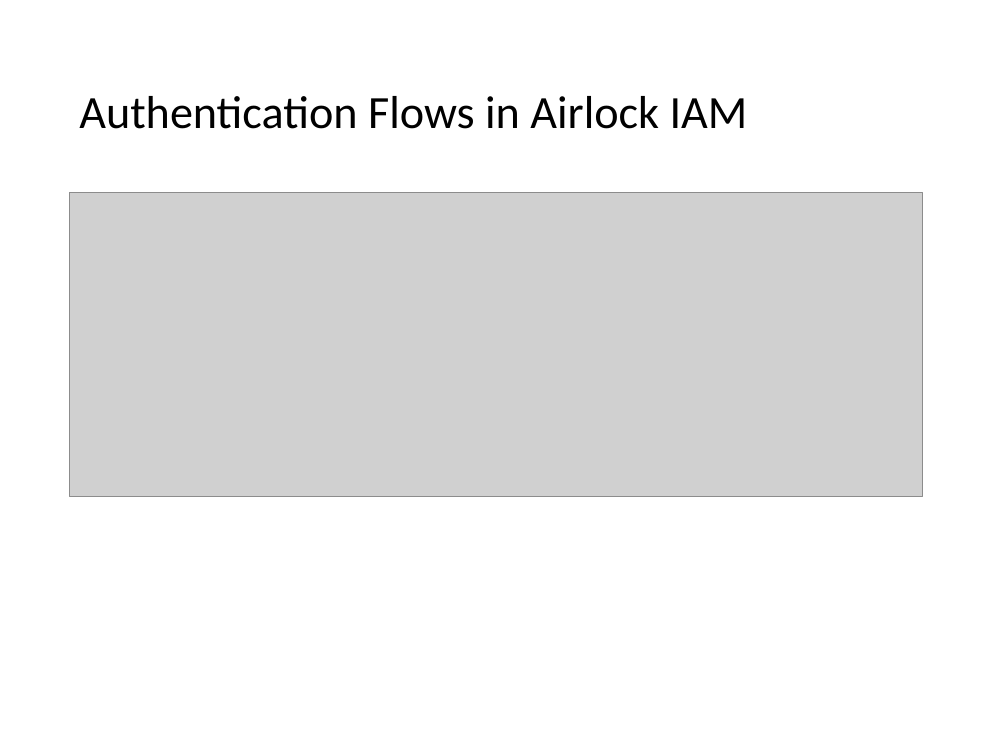
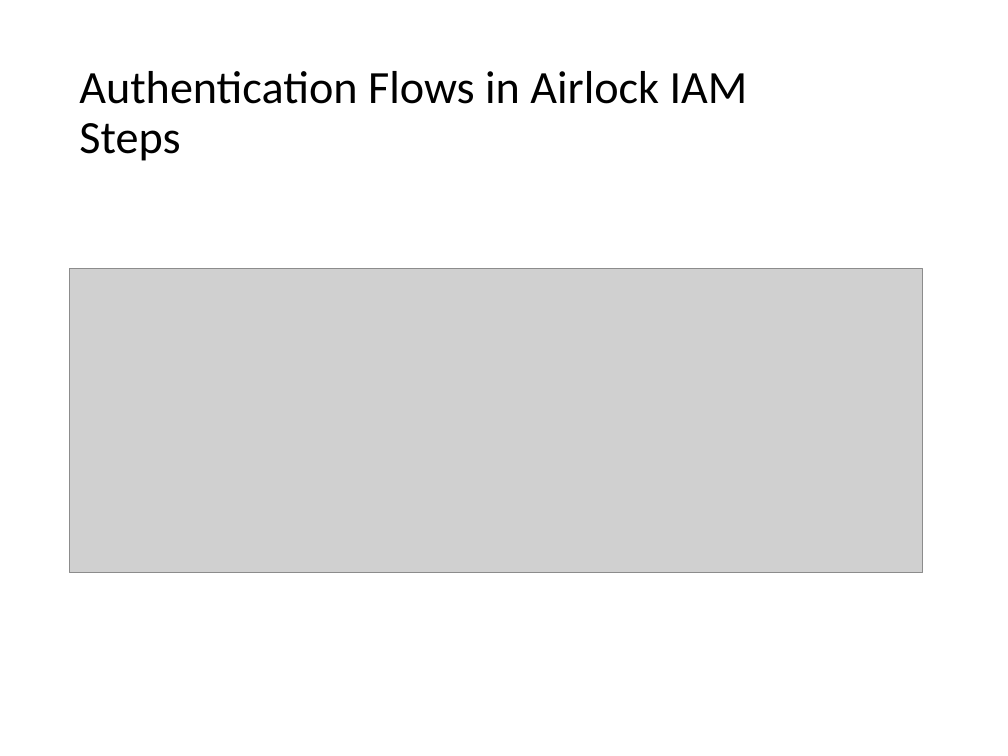
Before and after one commit to juandid/medusa-flow-visualizer, a slide deck: slide 4 of doc/Visualisierung_von_Authentication_Flows.pptx. Drawn at 1008x756 pixels with LibreOffice and Linux fonts; fonts in the diff are those of the drawing; grey boxes stand for pictures. Boxes give left, top, right and bottom in pixels: in the first picture for what was removed or moved away, otherwise in the second. Text is boxed around its words. In the diff, an @@ line names an element or a change of style, - is before the commit and + after.

```diff
--- a/doc/Visualisierung_von_Authentication_Flows.pptx
+++ b/doc/Visualisierung_von_Authentication_Flows.pptx
@@ title at [79, 71, 748, 161]: text changed @@
-Authentication Flows in Airlock IAM
+Authentication Flows in Airlock IAM
+Steps
@@ picture: place and size @@
-picture at [70, 193, 923, 497]
+picture at [70, 269, 923, 574]
```
Also in this commit, not shown: 8 other slides changed, 3 slides added, 1 slide removed.
